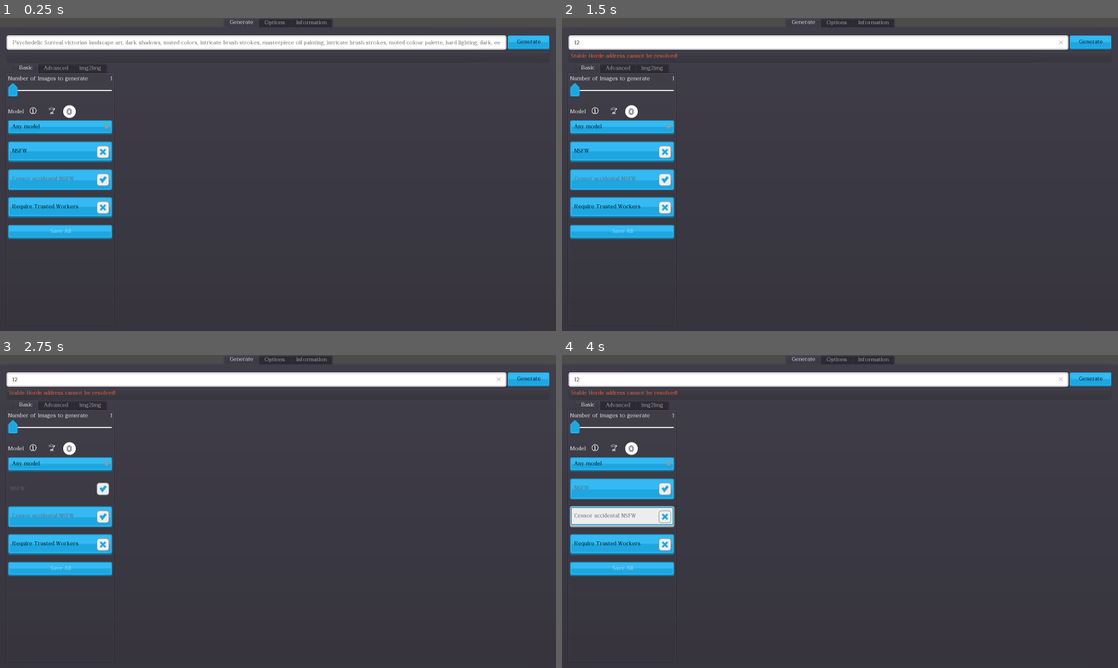
Above: before the commit, frames 1-4 (two rows, left to right).
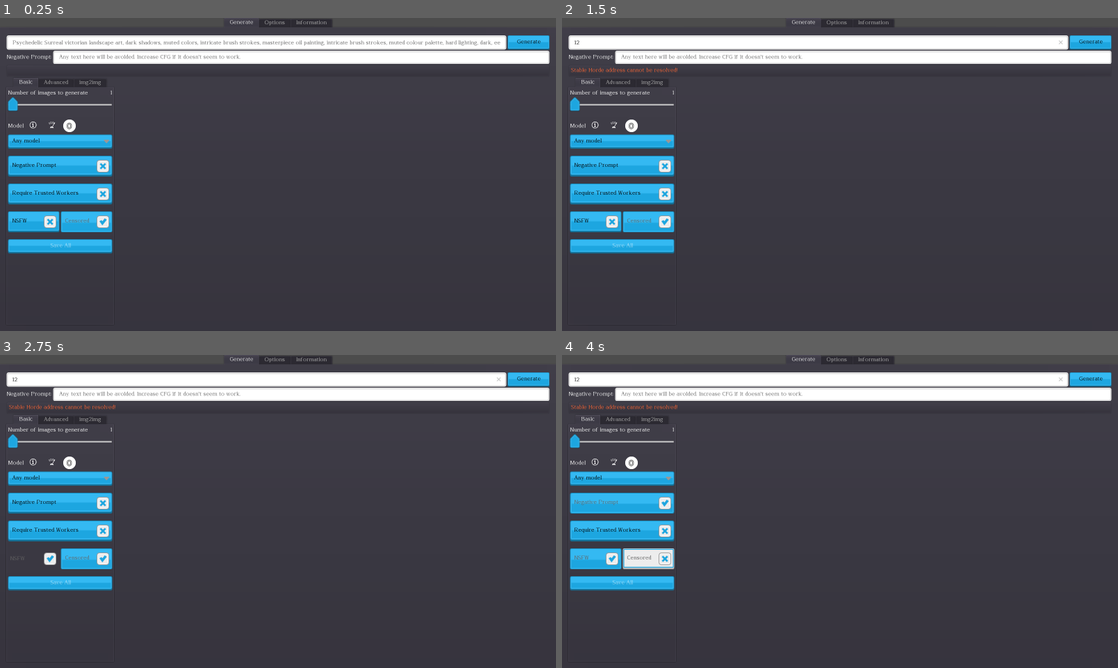
Above: after the commit, the same moments.

Repository: Haidra-Org/Lucid-Creations
Game: Godot game, scene res://StableHordeClient.tscn
The game is run twice, just before and just after one commit, with the same random seed, the same clock (stepped at 60 frames per second) and the same inputs.
Inputs (mouse positions are in pixels of both pictures, inside the frame that each line leads up to):
- Up to frame 1 (0.25 s): no input
- Up to frame 2 (1.5 s): click (817, 43) at 0.52 s; type "12" at 0.6 s; click "Generate" at 1.25 s
- Up to frame 3 (2.75 s): click "NSFW" at 2 s
- Up to frame 4 (4 s): click (623, 502) at 2.75 s, where only the run after the commit has a clickable "Negative Prompt"; click "Censor accidental NSFW" (after the commit: "Censored") at 3.5 s

The runs differ from the first frame. In frame 1, 11% of the frame differs, in the area x 1-99%, y 10-76%; in frame 2, 11%; in frame 3, 11%; in frame 4, 12%.

Commit message:
negative prompt

Diff:
--- a/ConfigSlider.gd
+++ b/ConfigSlider.gd
@@ -54,10 +54,13 @@
 
 func _ready():
 	_adapt_to_config_name()
+	# warning-ignore:return_value_discarded
 	globals.connect("setting_changed", self, "_on_setting_changed")
 	if config_setting == "width":
+		# warning-ignore:return_value_discarded
 		EventBus.connect("height_changed", self, "_on_wh_changed")
 	if config_setting == "height":
+		# warning-ignore:return_value_discarded
 		EventBus.connect("width_changed", self, "_on_wh_changed")
 
 func set_value(value) -> void:
--- a/StableHordeClient.gd
+++ b/StableHordeClient.gd
@@ -14,6 +14,7 @@
 onready var stable_horde_client := $"%StableHordeClient"
 onready var grid := $"%Grid"
 onready var prompt_line_edit := $"%PromptLine"
+onready var negative_prompt_line_edit := $"%NegativePromptLine"
 onready var display := $"%Display"
 onready var width := $"%Width"
 onready var height := $"%Height"
@@ -49,6 +50,7 @@
 onready var progress_text = $"%ProgressText"
 onready var prompt_cover = $"%PromptCover"
 onready var nsfw = $"%NSFW"
+onready var negative_prompt = $"%NegativePrompt"
 onready var censor_nsfw = $"%CensorNSFW"
 onready var trusted_workers = $"%TrustedWorkers"
 onready var controls = $"%Controls"
@@ -97,13 +99,15 @@
 	for slider_config in [width,height,config_slider,steps_slider,amount,denoising_strength]:
 		slider_config.set_value(stable_horde_client.get(slider_config.config_setting))
 	karras.pressed = stable_horde_client.karras
+	negative_prompt.pressed = globals.config.get_value("Options", "negative_prompt", false)
 	nsfw.pressed = stable_horde_client.nsfw
 	censor_nsfw.pressed = stable_horde_client.censor_nsfw
 	var sampler_method_id = stable_horde_client.get_sampler_method_id()
 	sampler_method.select(sampler_method_id)
 	api_key.text = stable_horde_client.api_key
 	if globals.config.get_value("Options", "remember_prompt", false):
-		prompt_line_edit.text = globals.config.get_value("Options", "saved_prompt")
+		prompt_line_edit.text = globals.config.get_value("Options", "saved_prompt", '')
+		negative_prompt_line_edit.text = globals.config.get_value("Options", "saved_negative_prompt", '')
 
 	# warning-ignore:return_value_discarded
 	get_viewport().connect("size_changed", self, '_on_viewport_resized')
@@ -148,6 +152,8 @@
 		stable_horde_client.prompt = prompt_line_edit.text
 	else:
 		stable_horde_client.prompt = prompt_line_edit.placeholder_text
+	if globals.config.get_value("Options", "negative_prompt", false) and negative_prompt_line_edit.text != '':
+		stable_horde_client.prompt += '###' + negative_prompt_line_edit.text
 	close_focus()
 	for child in grid.get_children():
 		child.queue_free()
@@ -161,6 +167,7 @@
 	progress_text.visible = true
 	stable_horde_client.generate(prompt_line_edit.text)
 	globals.set_setting("saved_prompt", prompt_line_edit.text, "Options")
+	globals.set_setting("saved_negative_prompt", negative_prompt_line_edit.text, "Options")
 
 
 func _on_CancelButton_pressed():
@@ -394,3 +401,7 @@
 
 func _on_prompt_inject(tokens: String) -> void:
 	prompt_line_edit.text += ', ' + tokens
+
+func _on_NegativePrompt_toggled(pressed: bool) -> void:
+	globals.set_setting("negative_prompt", negative_prompt.pressed, "Options")
+	$"%NegPromptHBC".visible = pressed
--- a/StableHordeClient.tscn
+++ b/StableHordeClient.tscn
@@ -155,10 +155,31 @@
 custom_styles/disabled = SubResource( 2 )
 text = "Cancel"
 
+[node name="NegPromptHBC" type="HBoxContainer" parent="Generate/VBoxContainer"]
+unique_name_in_owner = true
+margin_top = 44.0
+margin_right = 1562.0
+margin_bottom = 82.0
+
+[node name="NegPromptLabel" type="Label" parent="Generate/VBoxContainer/NegPromptHBC"]
+margin_top = 10.0
+margin_right = 130.0
+margin_bottom = 27.0
+text = "Negative Prompt:"
+
+[node name="NegativePromptLine" type="LineEdit" parent="Generate/VBoxContainer/NegPromptHBC"]
+unique_name_in_owner = true
+margin_left = 134.0
+margin_right = 1562.0
+margin_bottom = 38.4343
+size_flags_horizontal = 3
+clear_button_enabled = true
+placeholder_text = "Any text here will be avoided. Increase CFG if it doesn't seem to work."
+
 [node name="StatusPanel" type="PanelContainer" parent="Generate/VBoxContainer"]
-margin_top = 44.0
-margin_right = 1562.0
-margin_bottom = 78.0
+margin_top = 85.0
+margin_right = 1562.0
+margin_bottom = 119.0
 
 [node name="StatusText" type="RichTextLabel" parent="Generate/VBoxContainer/StatusPanel"]
 unique_name_in_owner = true
@@ -172,7 +193,7 @@
 scroll_active = false
 
 [node name="MainArea" type="HBoxContainer" parent="Generate/VBoxContainer"]
-margin_top = 81.0
+margin_top = 122.0
 margin_right = 1562.0
 margin_bottom = 831.0
 size_flags_horizontal = 3
@@ -182,7 +203,7 @@
 [node name="Controls" type="TabContainer" parent="Generate/VBoxContainer/MainArea"]
 unique_name_in_owner = true
 margin_right = 308.0
-margin_bottom = 750.0
+margin_bottom = 709.0
 
 [node name="Basic" type="VBoxContainer" parent="Generate/VBoxContainer/MainArea/Controls"]
 unique_name_in_owner = true
@@ -328,27 +349,41 @@
 url: https://example.com"
 fit_content_height = true
 
-[node name="NSFW" type="CheckButton" parent="Generate/VBoxContainer/MainArea/Controls/Basic"]
+[node name="NegativePrompt" type="CheckButton" parent="Generate/VBoxContainer/MainArea/Controls/Basic"]
 unique_name_in_owner = true
 margin_top = 189.0
 margin_right = 300.0
 margin_bottom = 249.251
+size_flags_horizontal = 3
+text = "Negative Prompt"
+
+[node name="TrustedWorkers" type="CheckButton" parent="Generate/VBoxContainer/MainArea/Controls/Basic"]
+unique_name_in_owner = true
+margin_top = 269.0
+margin_right = 300.0
+margin_bottom = 329.251
+text = "Require Trusted Workers"
+
+[node name="HBC" type="HBoxContainer" parent="Generate/VBoxContainer/MainArea/Controls/Basic"]
+margin_top = 349.0
+margin_right = 300.0
+margin_bottom = 409.0
+
+[node name="NSFW" type="CheckButton" parent="Generate/VBoxContainer/MainArea/Controls/Basic/HBC"]
+unique_name_in_owner = true
+margin_right = 148.0
+margin_bottom = 60.251
+size_flags_horizontal = 3
 text = "NSFW"
 
-[node name="CensorNSFW" type="CheckButton" parent="Generate/VBoxContainer/MainArea/Controls/Basic"]
-unique_name_in_owner = true
-margin_top = 269.0
-margin_right = 300.0
-margin_bottom = 329.251
+[node name="CensorNSFW" type="CheckButton" parent="Generate/VBoxContainer/MainArea/Controls/Basic/HBC"]
+unique_name_in_owner = true
+margin_left = 152.0
+margin_right = 300.0
+margin_bottom = 60.251
+size_flags_horizontal = 3
 pressed = true
-text = "Censor accidental NSFW"
-
-[node name="TrustedWorkers" type="CheckButton" parent="Generate/VBoxContainer/MainArea/Controls/Basic"]
-unique_name_in_owner = true
-margin_top = 349.0
-margin_right = 300.0
-margin_bottom = 409.251
-text = "Require Trusted Workers"
+text = "Censored"
 
 [node name="SaveAll" type="Button" parent="Generate/VBoxContainer/MainArea/Controls/Basic"]
 unique_name_in_owner = true
@@ -493,7 +528,7 @@
 unique_name_in_owner = true
 margin_left = 328.0
 margin_right = 1562.0
-margin_bottom = 750.0
+margin_bottom = 709.0
 size_flags_horizontal = 3
 
 [node name="DisplayFocus" type="VBoxContainer" parent="Generate/VBoxContainer/MainArea/Display"]
@@ -605,14 +640,14 @@
 [node name="GridScroll" type="ScrollContainer" parent="Generate/VBoxContainer/MainArea/Display"]
 unique_name_in_owner = true
 margin_right = 1234.0
-margin_bottom = 750.0
+margin_bottom = 709.0
 rect_min_size = Vector2( 900, 600 )
 size_flags_vertical = 3
 
 [node name="Grid" type="GridContainer" parent="Generate/VBoxContainer/MainArea/Display/GridScroll"]
 unique_name_in_owner = true
 margin_right = 1234.0
-margin_bottom = 750.0
+margin_bottom = 709.0
 size_flags_horizontal = 3
 size_flags_vertical = 3
 columns = 9
@@ -814,6 +849,7 @@
 script = ExtResource( 6 )
 
 [connection signal="meta_clicked" from="Generate/VBoxContainer/StatusPanel/StatusText" to="." method="_on_StatusText_meta_clicked"]
+[connection signal="toggled" from="Generate/VBoxContainer/MainArea/Controls/Basic/NegativePrompt" to="." method="_on_NegativePrompt_toggled"]
 [connection signal="meta_clicked" from="Options/VBC/HBC/VBCLeft/APIKeyLabel" to="." method="_on_APIKeyLabel_meta_clicked"]
 [connection signal="text_changed" from="Options/VBC/HBC/VBCLeft/APIKey" to="." method="_on_APIKey_text_changed"]
 [connection signal="meta_clicked" from="Information/VBoxContainer/HBC/VBC1/Infodump" to="Information/VBoxContainer/HBC/VBC1/Infodump" method="_on_Infodump_meta_clicked"]
--- a/bus.gd
+++ b/bus.gd
@@ -1,4 +1,6 @@
 extends Node
 
+# warning-ignore:unused_signal
 signal width_changed(hslider)
+# warning-ignore:unused_signal
 signal height_changed(hslider)
